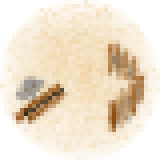
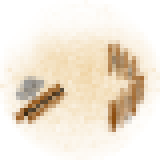
Before/after of a 160px x 160px layered artwork. What changed in the layer stack:
painted on "Hintergrund-Kopie" over [0, 0, 160, 160]
